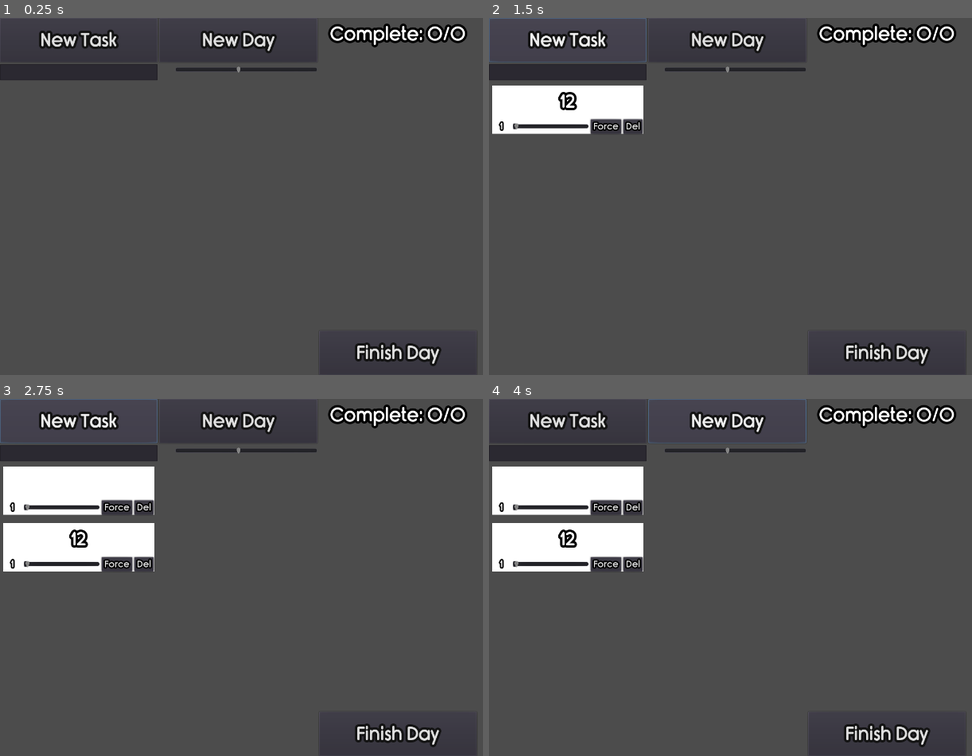
Above: before the commit, frames 1-4 (two rows, left to right).
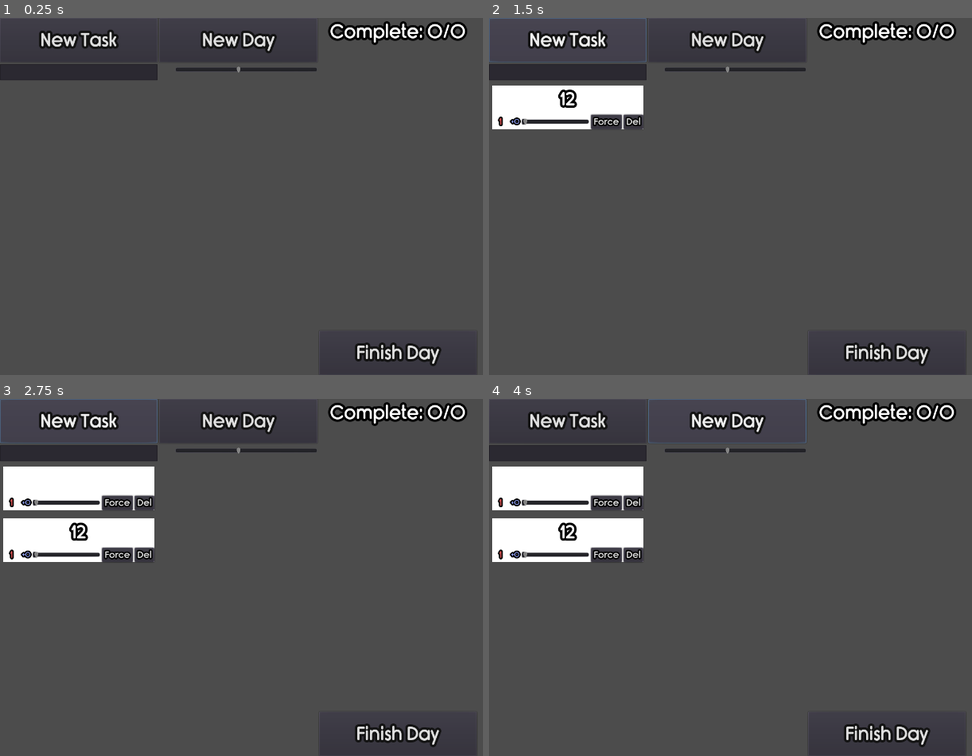
Above: after the commit, the same moments.

Repository: Tzeryushi/Daily-Driving
Game: Godot game, scene res://MainBlock.tscn
Same seed, same stepped clock (60 frames per second), same inputs: the game is played once before the commit and once after it.
Inputs (mouse positions are in pixels of both pictures, inside the frame that each line leads up to):
- Up to frame 1 (0.25 s): no input
- Up to frame 2 (1.5 s): click (566, 71) at 0.52 s; type "12" at 0.6 s; click "New Task" at 1.25 s
- Up to frame 3 (2.75 s): click "New Task" at 2 s
- Up to frame 4 (4 s): click "New Day" at 2.75 s; click "New Day" at 3.5 s

The runs differ from the first frame. In frame 1, 1.1% of the frame differs, in the area x 67-97%, y 0-9%; in frame 2, 2.4%; in frame 3, 4.3%, in the area x 0-97%, y 0-49%; in frame 4, 4.3%.
Error in both runs: Invalid type in 'Vector2' constructor. Cannot convert argument 2 from Nil to float. (res://DailyTaskContainer.gd:61)

Commit message:
Priority ramping added

Diff:
--- a/DailyTaskContainer.gd
+++ b/DailyTaskContainer.gd
@@ -60,10 +60,14 @@
 				i.daily_node.set_force(true)
 	for i in range(0, number_of_tasks):
 		var chosen = element_container.get_child(select_index())
+		chosen.reset_added_priority()
 		if !chosen.get_used():
 			force_count += 1
 			chosen.link_daily_node(_create_new_element(chosen.get_title(), chosen))
 			chosen.set_used(true)
+	for i in element_container.get_children():
+		if !i.get_used() and i.priority != 0.0:
+			i.add_priority(1.0)
 	emit_signal("day_set", force_count)
 
 func select_index() -> int:
@@ -71,10 +75,10 @@
 	var full_weight = 0.0
 	#add exclusions to avoid duplicates
 	for i in element_container.get_children():
-		if i.get_used() or i.get_force():
+		if i.get_used() or i.get_force() or i.priority == 0.0:
 			weight_array.append(0.0)
 		else:
-			weight_array.append(i.priority)
+			weight_array.append(i.get_full_priority())
 	var prefix_array = []
 	prefix_array.append(weight_array[0])
 	for index in range(1,weight_array.size()):
--- a/Element.gd
+++ b/Element.gd
@@ -3,6 +3,7 @@
 
 onready var element_title := $ElementBox/Title
 onready var priority_text := $ElementBox/HBoxContainer/Priority
+onready var added_priority_text := $ElementBox/HBoxContainer/PriorityAdd
 onready var priority_slider := $ElementBox/HBoxContainer/PriorityInput
 onready var bg := $Background
 
@@ -13,6 +14,7 @@
 var daily_node : DailyElement = null
 
 var priority : float = 1.0
+var added_priority : float = 0.0
 var force : bool = false
 var used : bool = false
 
@@ -65,9 +67,20 @@
 	priority_text.text = String(value)
 	priority_slider.value = value
 
+func add_priority(value:float) -> void:
+	added_priority += value
+	added_priority_text.text = "+"+String(added_priority)
+
+func reset_added_priority() -> void:
+	added_priority = 0.0
+	added_priority_text.text = "+"+String(added_priority)
+
 func _on_PriorityInput_value_changed(value):
 	priority = float(value)
 	priority_text.text = String(value)
 
+func get_full_priority() -> float:
+	return priority + added_priority
+
 func _on_Force_pressed():
 	set_force(!force)
--- a/Element.tscn
+++ b/Element.tscn
@@ -1,8 +1,17 @@
-[gd_scene load_steps=4 format=2]
+[gd_scene load_steps=6 format=2]
 
 [ext_resource path="res://ElementScor.tres" type="Theme" id=1]
 [ext_resource path="res://ElementDetails.tres" type="Theme" id=2]
 [ext_resource path="res://Element.gd" type="Script" id=3]
+[ext_resource path="res://rimouski sb.otf" type="DynamicFontData" id=4]
+
+[sub_resource type="DynamicFont" id=1]
+size = 14
+outline_size = 3
+outline_color = Color( 0, 0, 0, 1 )
+use_mipmaps = true
+use_filter = true
+font_data = ExtResource( 4 )
 
 [node name="Element" type="PanelContainer"]
 self_modulate = Color( 1, 1, 1, 0 )
@@ -29,10 +38,12 @@
 size_flags_vertical = 3
 
 [node name="Title" type="Label" parent="ElementBox"]
+margin_top = 5.0
 margin_right = 256.0
-margin_bottom = 69.0
+margin_bottom = 64.0
 size_flags_horizontal = 3
 size_flags_vertical = 6
+size_flags_stretch_ratio = 4.0
 theme = ExtResource( 1 )
 text = "Example"
 align = 1
@@ -47,23 +58,37 @@
 size_flags_vertical = 3
 
 [node name="Priority" type="Label" parent="ElementBox/HBoxContainer"]
-margin_top = 3.0
-margin_right = 27.0
-margin_bottom = 28.0
+margin_right = 22.0
+margin_bottom = 31.0
 size_flags_horizontal = 3
-size_flags_stretch_ratio = 0.5
+size_flags_vertical = 3
+size_flags_stretch_ratio = 0.65
 theme = ExtResource( 2 )
+custom_colors/font_color = Color( 0.894118, 0.337255, 0.337255, 1 )
 text = "P"
 align = 1
 valign = 1
 
+[node name="PriorityAdd" type="Label" parent="ElementBox/HBoxContainer"]
+margin_left = 26.0
+margin_right = 45.0
+margin_bottom = 31.0
+size_flags_horizontal = 3
+size_flags_vertical = 3
+size_flags_stretch_ratio = 0.25
+theme = ExtResource( 2 )
+custom_colors/font_color = Color( 0.588235, 0.654902, 1, 1 )
+custom_fonts/font = SubResource( 1 )
+text = "+0"
+valign = 1
+
 [node name="PriorityInput" type="HSlider" parent="ElementBox/HBoxContainer"]
-margin_left = 31.0
+margin_left = 49.0
 margin_right = 140.0
 margin_bottom = 31.0
 size_flags_horizontal = 3
 size_flags_vertical = 3
-size_flags_stretch_ratio = 2.0
+size_flags_stretch_ratio = 2.61
 theme = ExtResource( 2 )
 max_value = 20.0
 scrollable = false
--- a/ElementResource.gd
+++ b/ElementResource.gd
@@ -5,8 +5,8 @@
 
 func add_element(node:Element) -> void:
 	if node.daily_node != null:
-		elements[node.element_title.text] = {"priority":node.priority, "force":node.force,
+		elements[node.element_title.text] = {"priority":node.priority, "added":node.added_priority, "force":node.force,
 		"daily":(node.daily_node!=null), "popped":(node.daily_node.popped)}
 	else:
-		elements[node.element_title.text] = {"priority":node.priority, "force":node.force,
+		elements[node.element_title.text] = {"priority":node.priority, "added":node.added_priority, "force":node.force,
 		"daily":(node.daily_node!=null), "popped":false}
--- a/ElementScor.tres
+++ b/ElementScor.tres
@@ -18,8 +18,8 @@
 outline_color = Color( 0, 0, 0, 1 )
 use_mipmaps = true
 use_filter = true
-extra_spacing_top = 10
-extra_spacing_bottom = 10
+extra_spacing_top = 5
+extra_spacing_bottom = 5
 font_data = ExtResource( 1 )
 
 [resource]
--- a/Main.gd
+++ b/Main.gd
@@ -54,7 +54,10 @@
 	var element_keys = data.elements.keys()
 	var daily_count = 0
 	for i in range(0, element_keys.size()):
+
 		var temp_element = element_container.add_element(element_keys[i], data.elements[element_keys[i]]["priority"], data.elements[element_keys[i]]["force"], data.elements[element_keys[i]]["daily"])
+		if temp_element != null and data.elements[element_keys[i]].has("added"):
+			temp_element.add_priority(data.elements[element_keys[i]]["added"])
 		if data.elements[element_keys[i]]["daily"] and temp_element != null:
 			daily_count += 1
 			daily_container.add_element(temp_element, data.elements[element_keys[i]]["popped"])
--- a/MainBlock.tscn
+++ b/MainBlock.tscn
@@ -123,7 +123,7 @@
 
 [node name="Count" type="Label" parent="HBoxContainer/PoppedTaskContainer"]
 margin_right = 338.0
-margin_bottom = 69.0
+margin_bottom = 59.0
 size_flags_horizontal = 3
 theme = ExtResource( 1 )
 text = "Complete: 0/0"
@@ -131,7 +131,7 @@
 valign = 1
 
 [node name="PoppedTasks" type="ScrollContainer" parent="HBoxContainer/PoppedTaskContainer"]
-margin_top = 73.0
+margin_top = 63.0
 margin_right = 338.0
 margin_bottom = 669.0
 size_flags_horizontal = 3
@@ -139,7 +139,7 @@
 
 [node name="VBoxContainer" type="VBoxContainer" parent="HBoxContainer/PoppedTaskContainer/PoppedTasks"]
 margin_right = 338.0
-margin_bottom = 596.0
+margin_bottom = 606.0
 size_flags_horizontal = 3
 size_flags_vertical = 3
 
